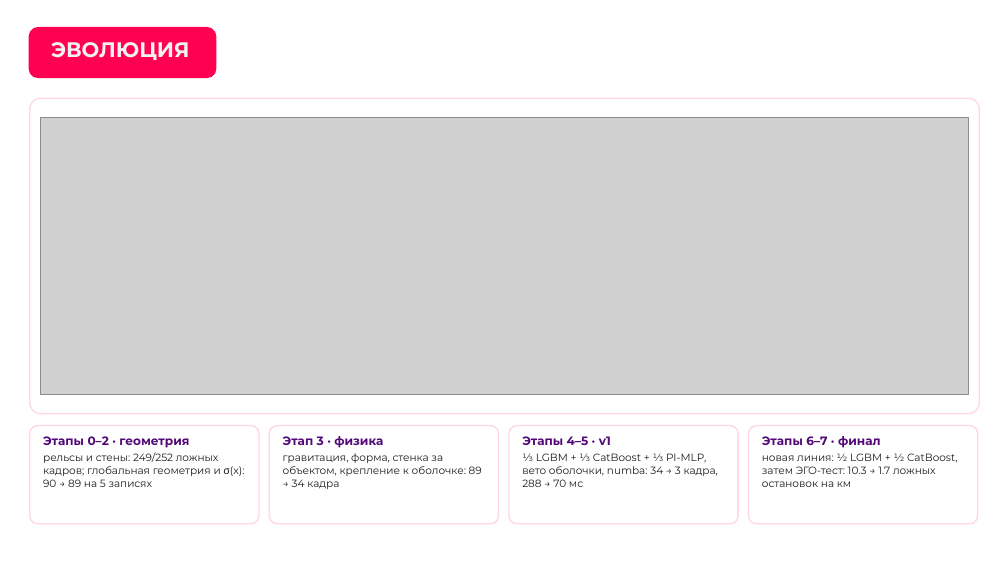
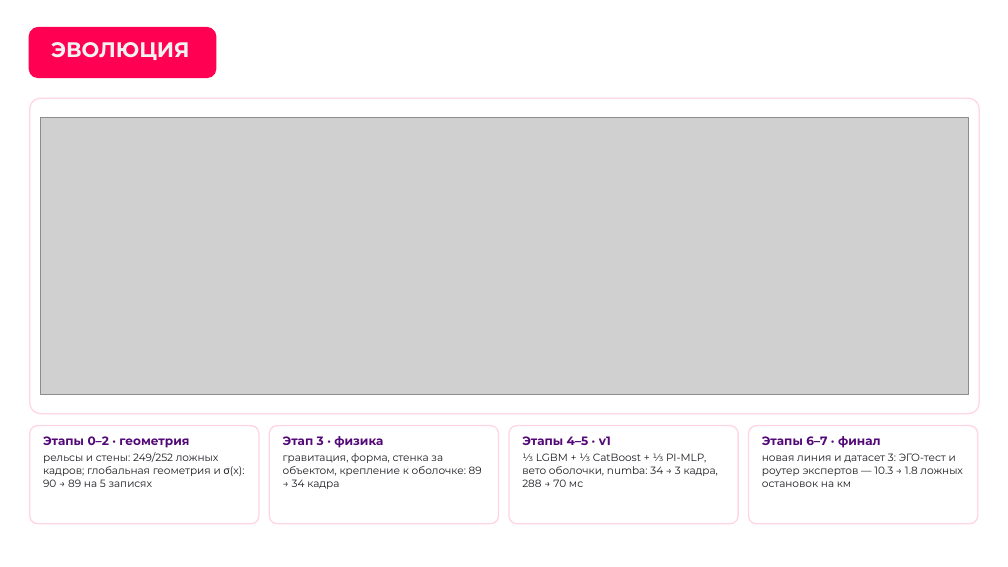
Before and after one commit to EhimenNathan/tunnelguard-lct2026, a slide deck: slide 25 of presentation/TunnelGuard_LCT2026.pptx (slide 24 before the commit). Drawn at 1008x567 pixels with LibreOffice and Linux fonts; fonts in the diff are those of the drawing; grey boxes stand for pictures; background and template pictures are left out. Boxes give left, top, right and bottom in pixels: in the first picture for what was removed or moved away, otherwise in the second. Text is boxed around its words. In the diff, an @@ line names an element or a change of style, - is before the commit and + after.

```diff
--- a/presentation/TunnelGuard_LCT2026.pptx
+++ b/presentation/TunnelGuard_LCT2026.pptx
@@ text at bbox=[762, 453, 963, 487]: text changed @@
-новая линия: ½ LGBM + ½ CatBoost, затем ЭГО-тест: 10.3 → 1.7 ложных остановок на км
+новая линия и датасет 3: ЭГО-тест и роутер экспертов — 10.3 → 1.8 ложных остановок на км
```
Also in this commit, not shown: 6 other slides changed, 1 slide added.
